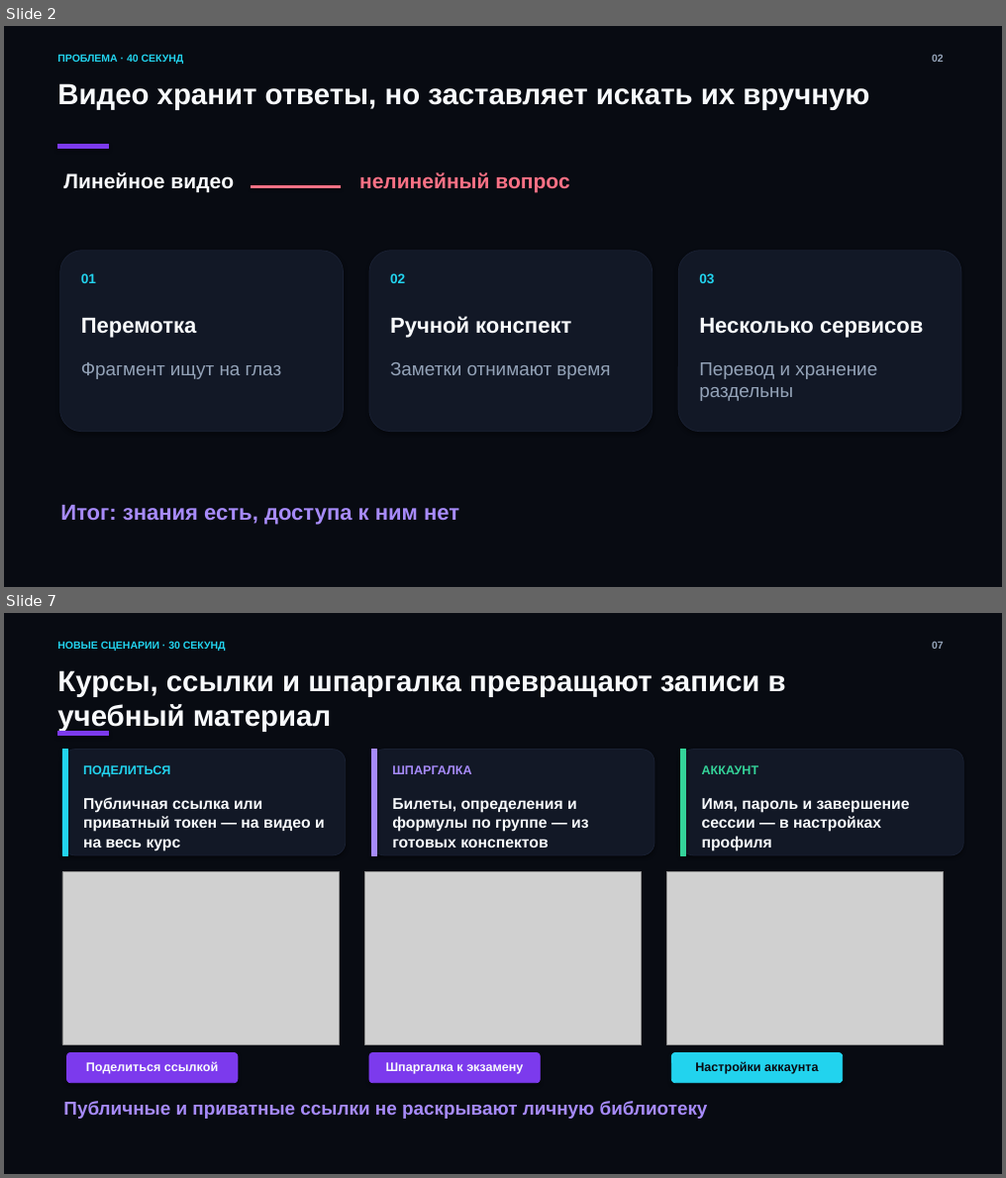
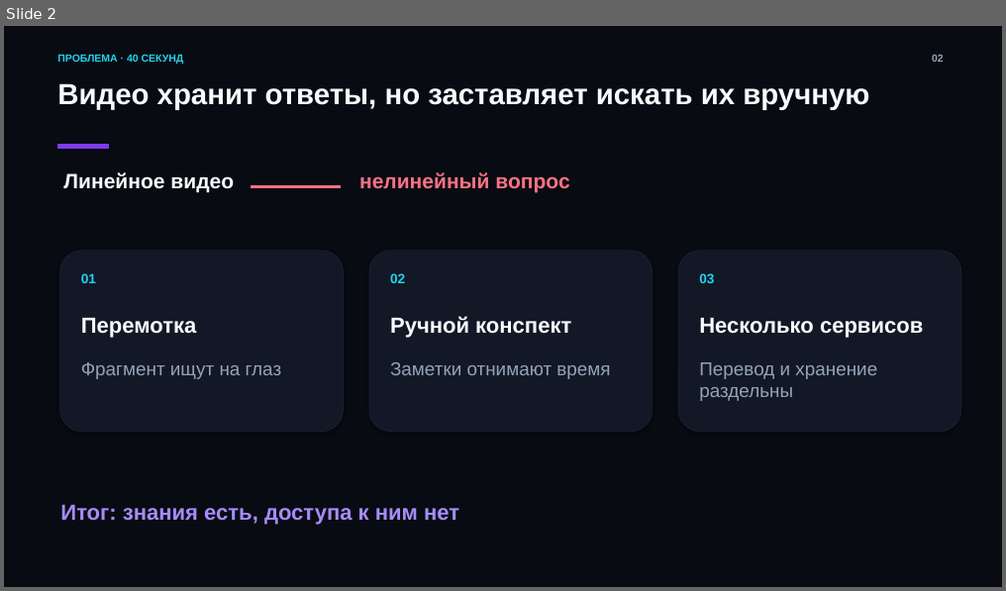
Before and after one commit to byteguru8211/Lectora, a slide deck: docs/presentation/lectora-hackathon-defense.pptx. Shown one above the other, each under a label of ours: slides 2 and 7 before the commit, slide 2 after it; the slides between them are not shown. The pictures are 1006x1178 and 1006x591 pixels, drawn with LibreOffice and Linux fonts; fonts in the diff are those of the drawing; grey boxes stand for pictures. Boxes give left, top, right and bottom in pixels: in the first picture for what was removed or moved away, otherwise in the second. Text is boxed around its words. In the diff, an @@ line names an element or a change of style, - is before the commit and + after.

Commit message:
docs: презентация защиты по регламенту на 5 минут
Убран лишний слайд про курсы и шпаргалку, сценарии перенесены
в существующие слайды; подписи и заметки приведены к хронометражу
регламента, поправлены переносы заголовков.

```diff
--- a/docs/presentation/lectora-hackathon-defense.pptx
+++ b/docs/presentation/lectora-hackathon-defense.pptx
@@ slide 7 removed at bbox=[4, 613, 1002, 1174], background #080B12 @@
@@ text removed at bbox=[57, 641, 226, 651] @@
-НОВЫЕ СЦЕНАРИИ · 30 СЕКУНД
@@ text removed at bbox=[932, 641, 944, 649] @@
-07
@@ text removed at bbox=[57, 670, 786, 732] @@
-Курсы, ссылки и шпаргалка превращают записи в учебный материал
@@ rectangle removed at bbox=[57, 731, 109, 736] @@
@@ rounded rectangle removed at bbox=[62, 750, 346, 856] @@
@@ rectangle removed at bbox=[62, 750, 67, 856] @@
@@ rounded rectangle removed at bbox=[371, 750, 654, 856] @@
@@ rectangle removed at bbox=[371, 750, 377, 856] @@
@@ rounded rectangle removed at bbox=[681, 750, 963, 856] @@
@@ rectangle removed at bbox=[681, 750, 686, 856] @@
@@ text removed at bbox=[83, 765, 170, 777] @@
-ПОДЕЛИТЬСЯ
@@ text removed at bbox=[392, 765, 471, 774] @@
-ШПАРГАЛКА
@@ text removed at bbox=[702, 765, 759, 774] @@
-АККАУНТ
@@ text removed at bbox=[83, 797, 325, 852] @@
-Публичная ссылка или приватный токен — на видео и на весь курс
@@ text removed at bbox=[392, 798, 589, 848] @@
-Билеты, определения и формулы по группе — из готовых конспектов
@@ text removed at bbox=[702, 798, 910, 852] @@
-Имя, пароль и завершение сессии — в настройках профиля
@@ picture removed at bbox=[62, 872, 339, 1045] @@
@@ picture removed at bbox=[364, 872, 642, 1045] @@
@@ picture removed at bbox=[667, 872, 944, 1045] @@
@@ rounded rectangle removed at bbox=[67, 1054, 238, 1083] @@
@@ rounded rectangle removed at bbox=[369, 1054, 540, 1083] @@
@@ rounded rectangle removed at bbox=[672, 1054, 843, 1083] @@
@@ text removed at bbox=[86, 1061, 218, 1074] @@
-Поделиться ссылкой
@@ text removed at bbox=[386, 1062, 523, 1074] @@
-Шпаргалка к экзамену
@@ text removed at bbox=[695, 1061, 818, 1074] @@
-Настройки аккаунта
@@ text removed at bbox=[63, 1101, 708, 1119] @@
-Публичные и приватные ссылки не раскрывают личную библиотеку
```
Also in this commit, not shown: 6 slides changed, 1 other file.
